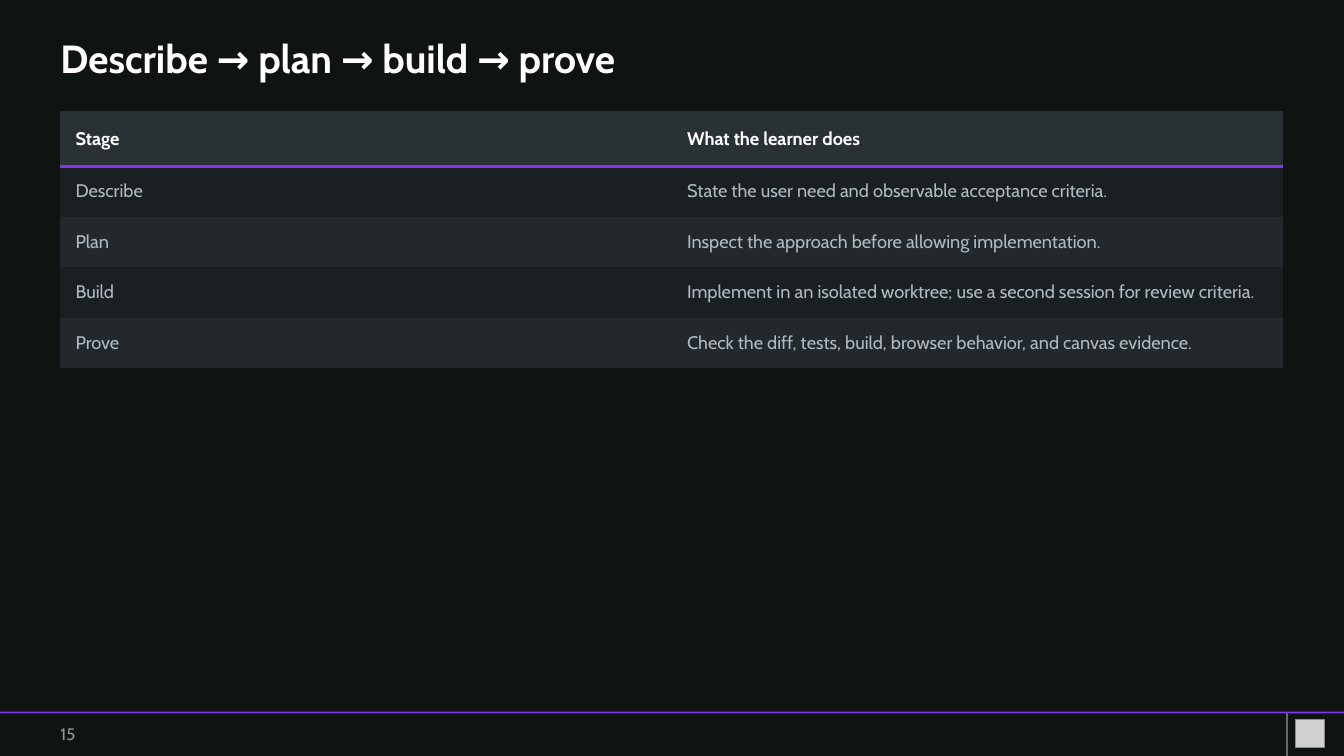
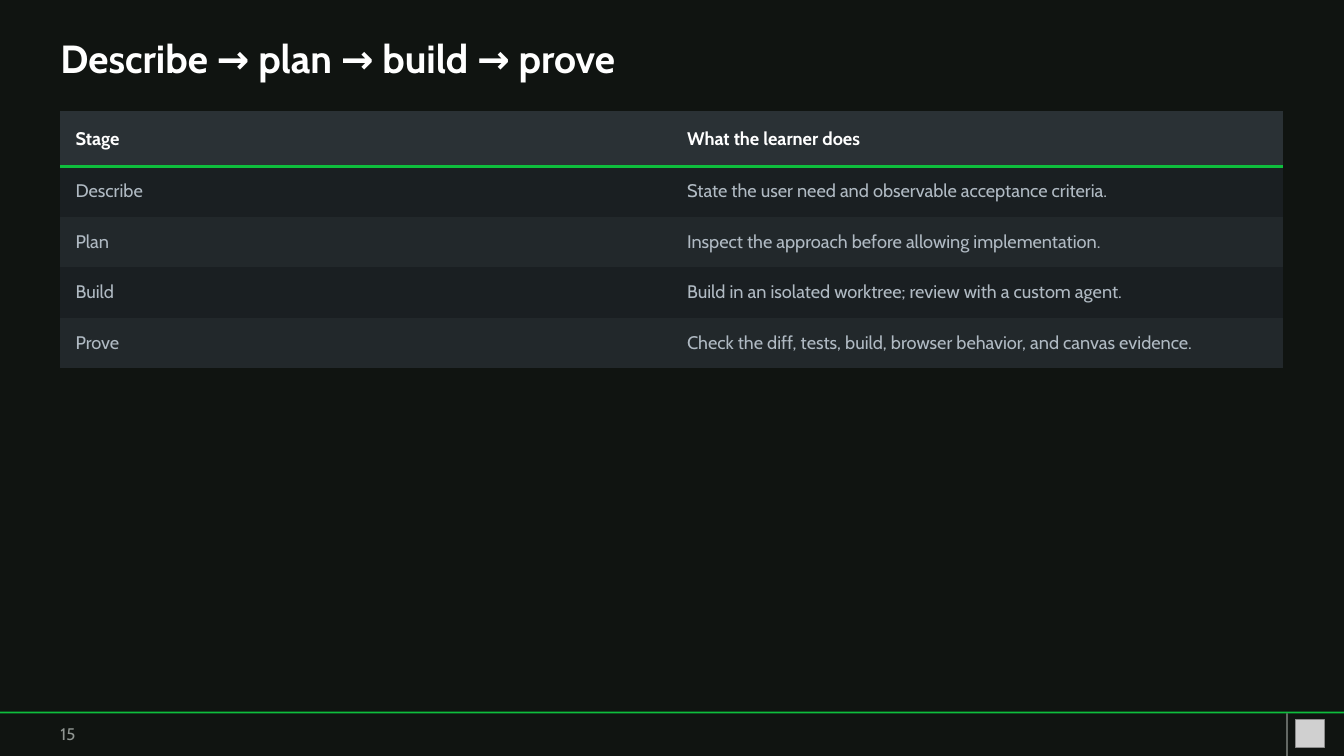
Before and after one commit to YXSSXR-9/copilot-app-for-beginners, a slide deck: slide 15 of workshop/copilot-app-book-app-workshop.pptx. Drawn at 1344x756 pixels with LibreOffice and Linux fonts; fonts in the diff are those of the drawing; grey boxes stand for pictures. Boxes give left, top, right and bottom in pixels: in the first picture for what was removed or moved away, otherwise in the second. Text is boxed around its words. In the diff, an @@ line names an element or a change of style, - is before the commit and + after.

```diff
--- a/workshop/copilot-app-book-app-workshop.pptx
+++ b/workshop/copilot-app-book-app-workshop.pptx
@@ table at (60, 111, 1285, 355) @@
-row 4, column 2: Implement in an isolated worktree; use a second session for review criteria.
+row 4, column 2: Build in an isolated worktree; review with a custom agent.
@@ borders changed @@
@@ rectangle at (0, 712, 1344, 714): fill #8534F3 to #0EBE3D @@
```
Also in this commit, not shown: 19 other slides changed, 5 slides added, 2 slides removed, 48 other files.
